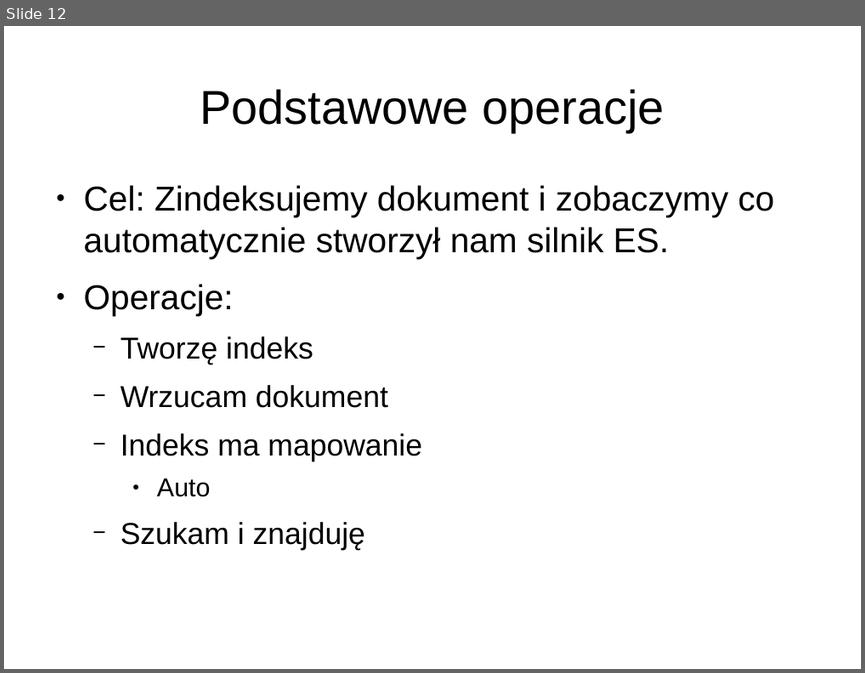
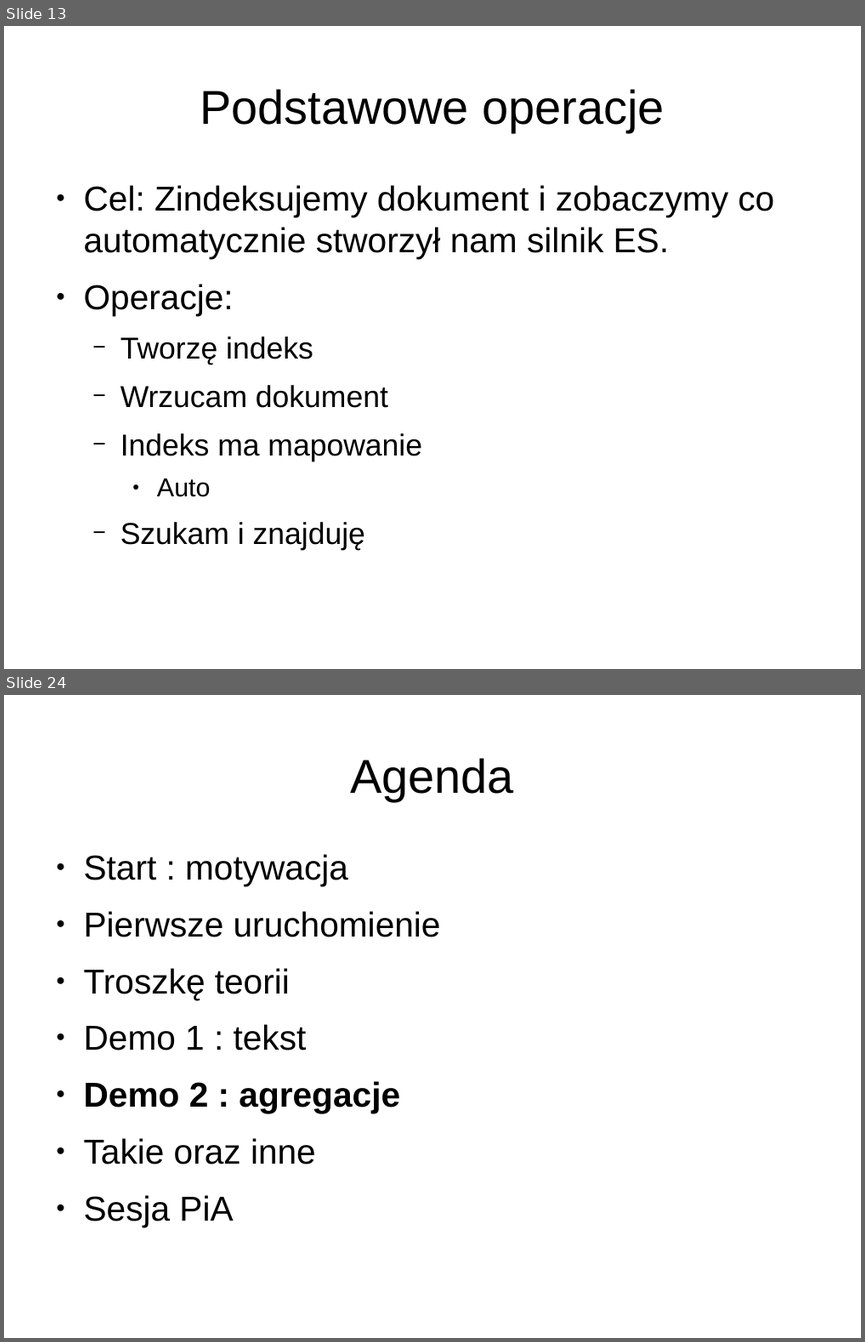
Before and after one commit to lukaszkuczynski/nieszukaj, a slide deck: znajduj.odp. Shown one above the other, each under a label of ours: slide 12 before the commit, slides 13 and 24 after it; the slides between them are not shown. The pictures are 865x673 and 865x1342 pixels, drawn with LibreOffice and Linux fonts; fonts in the diff are those of the drawing. Boxes give left, top, right and bottom in pixels: in the first picture for what was removed or moved away, otherwise in the second. Text is boxed around its words. In the diff, an @@ line names an element or a change of style, - is before the commit and + after.

```diff
--- a/znajduj.odp
+++ b/znajduj.odp
@@ slide 24 added at bbox=[4, 695, 861, 1338], background #FFFFFF @@
@@ title added at bbox=[351, 758, 515, 801], 44 pt, text #000000 @@
+Agenda
@@ text added at bbox=[84, 854, 441, 1226], 32 pt, text #000000 @@
+● Start : motywacja
+● Pierwsze uruchomienie
+● Troszkę teorii
+● Demo 1 : tekst
+● Demo 2 : agregacje
+● Takie oraz inne
+● Sesja PiA
@@ what was slide 12 is now slide 13 @@
```
Also in this commit, not shown: 1 slide changed, 11 other slides added, 1 slide removed.
